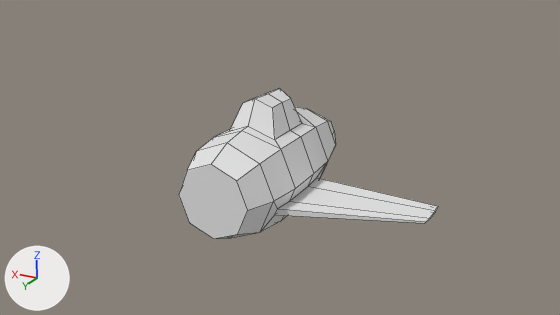
The Blender file Airplane/Airplane.blend: old version first, new version second.
One viewpoint serves both versions: the file's camera 'Camera'. The axes (+X, +Y, +Z) are drawn at lower left. The lights are the same throughout. Mesh edges are drawn as thin lines.
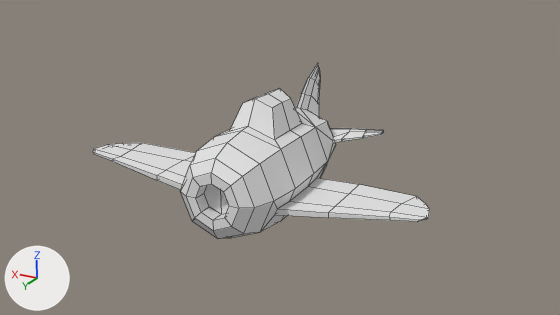
Where the change shows, as pixel boxes (x1, y1, x2, y2) in the pictures (560 x 315 px):
'Cylinder', reshaped (30% wider, 16% taller): before (179, 88, 439, 239); after (93, 63, 430, 239)
part 1 of me_cylinder, built on: before (179, 107, 439, 239); after (93, 63, 430, 239)

What changed in the scene script:
```text
Change me_cylinder:
    used by ob_cylinder; location = (0.0, 0.0, 0.0); rotation_euler = (1.571, 0.0, 0.0), in degrees (90, 0, 0)
    remove me_cylinder.from_pydata(...)  # 88 vertices, 82 faces; spans x -2.56..0.72, y -0.72..1.04, z -1.84..1.39
    add me_cylinder.from_pydata(...)  # 240 vertices, 236 faces; spans x -2.53..2.53, y -0.72..1.12, z -1.84..1.27
    me_cylinder part 1
    19 vertices are removed from x -2.54..0.51, y -0.51..0.51, z -1.84..1.39
    34 faces are deleted
    6 vertices move from x -2.56..0.14, y -0.14..0.03, z -1.09..1.39 to x -1.31..0.14, y -0.19..-0.11, z -1.02..1.27
    163 vertices are added at x -2.53..2.53, y -0.55..1.12, z -1.84..1.27
    8 new vertices lie (0.0, 0.0, 0.19) away from vertices in x -0.24..0.24, y -0.24..0.24, z -1.84
    188 new faces join them
```
